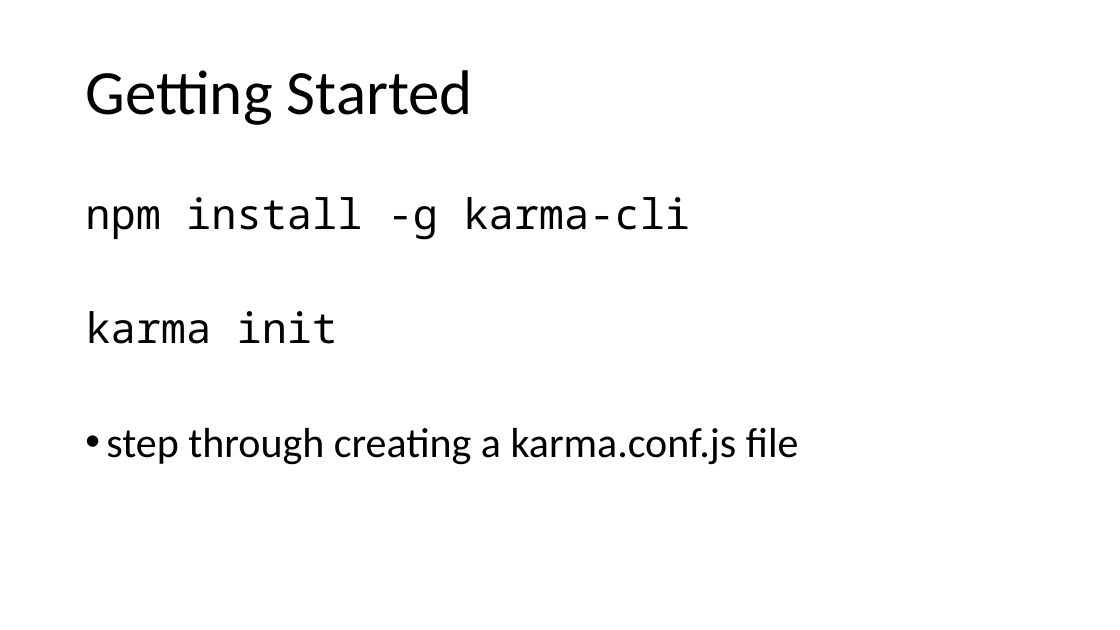
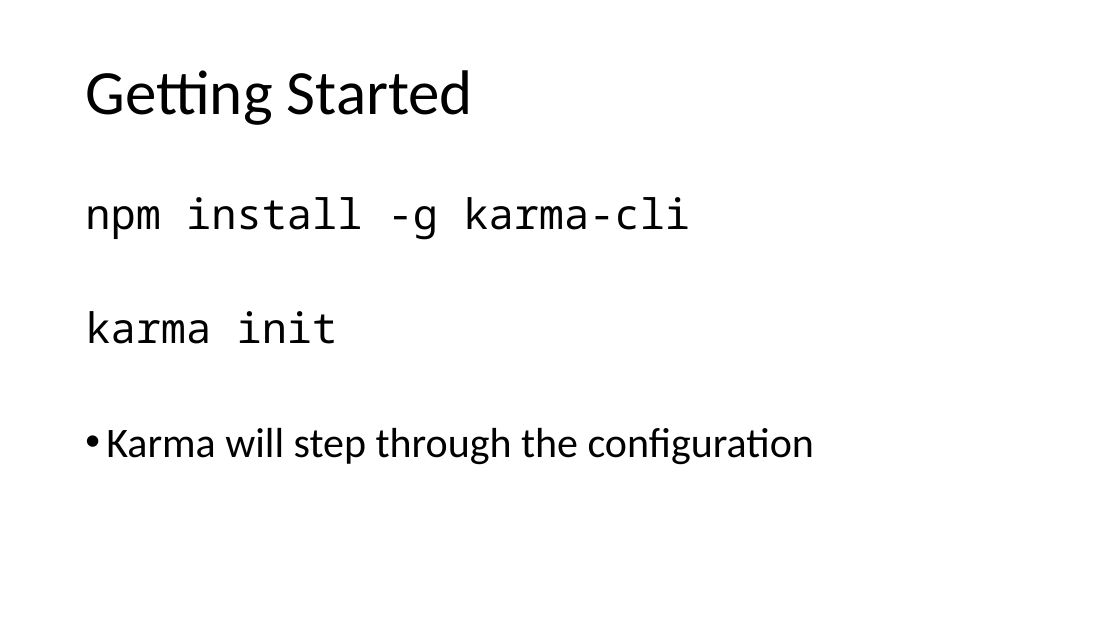
Before and after one commit to phillipskevin/karma-demo, a slide deck: slide 3 of karma-demo-slides.pptx. Drawn at 1120x630 pixels with LibreOffice and Linux fonts; fonts in the diff are those of the drawing. Boxes give left, top, right and bottom in pixels: in the first picture for what was removed or moved away, otherwise in the second. Text is boxed around its words. In the diff, an @@ line names an element or a change of style, - is before the commit and + after.

```diff
--- a/karma-demo-slides.pptx
+++ b/karma-demo-slides.pptx
@@ text at <box>106,428,814,465</box>: text changed @@
-• step through creating a karma.conf.js file
+• Karma will step through the configuration
```
Also in this commit, not shown: 1 other slide changed.
